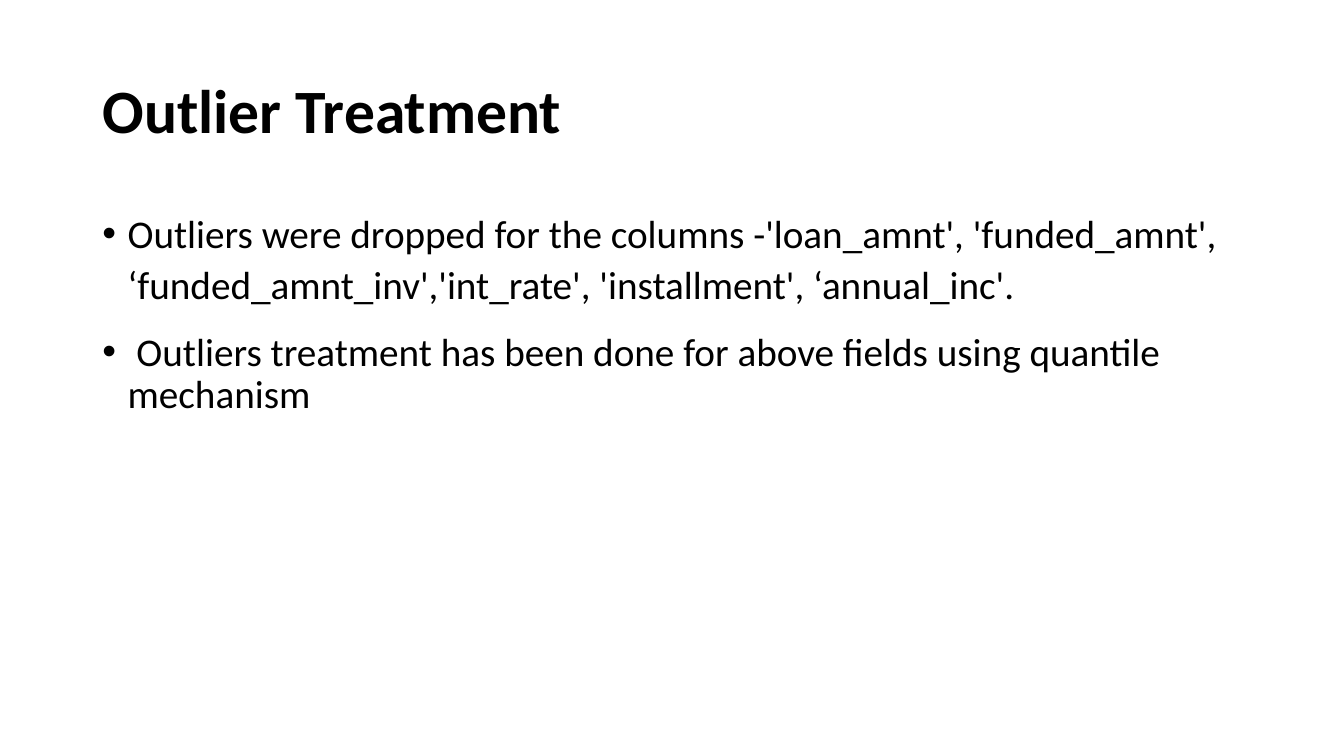
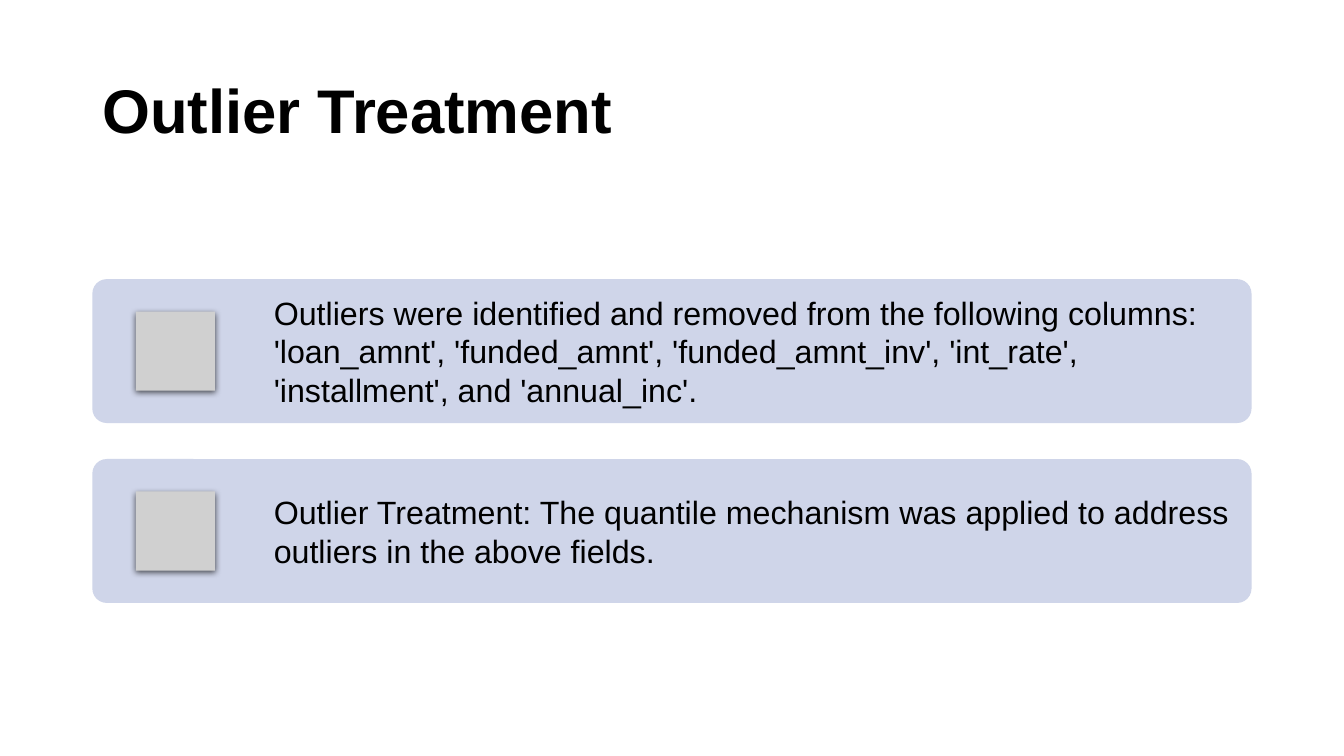
Before and after one commit to supriyaKU23/LendingClubCaseStudy, a slide deck: slide 9 of Lending Club Case Study.pptx. Drawn at 1344x756 pixels with LibreOffice and Linux fonts; fonts in the diff are those of the drawing; grey boxes stand for pictures. Boxes give left, top, right and bottom in pixels: in the first picture for what was removed or moved away, otherwise in the second. Text is boxed around its words. In the diff, an @@ line names an element or a change of style, - is before the commit and + after.

```diff
--- a/Lending Club Case Study.pptx
+++ b/Lending Club Case Study.pptx
@@ title "Outlier Treatment" at (x1=102, y1=88, x2=612, y2=134): font Calibri to Arial @@
@@ text removed at (x1=128, y1=220, x2=1216, y2=409) @@
-• Outliers were dropped for the columns -'loan_amnt', 'funded_amnt', ‘funded_amnt_inv','int_rate', 'installment', ‘annual_inc'.
-• Outliers treatment has been done for above fields using quantile mechanism
@@ group added at (x1=93, y1=279, x2=1252, y2=603): 2 rounded rectangles, 2 pictures, 2 texts @@
+Outliers were identified and removed from the following columns: 'loan_amnt', 'funded_amnt', 'funded_amnt_inv', 'int_rate', 'installment', and 'annual_inc'.
+Outlier Treatment: The quantile mechanism was applied to address outliers in the above fields.
```
Also in this commit, not shown: 9 other slides changed, 20 slides added, 2 slides removed.
